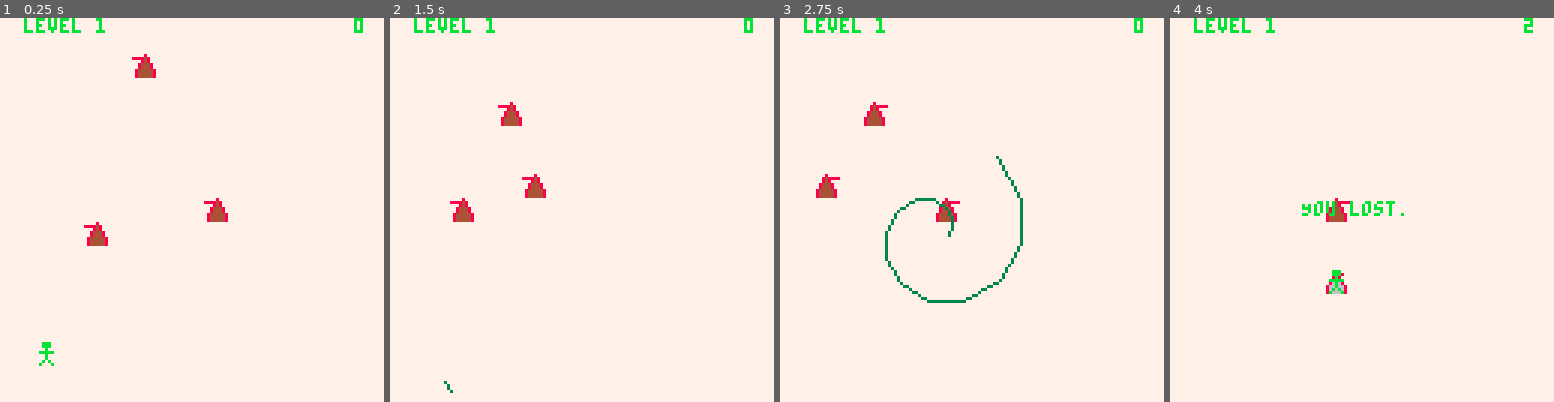
Above: before the commit, frames 1-4 (left to right).
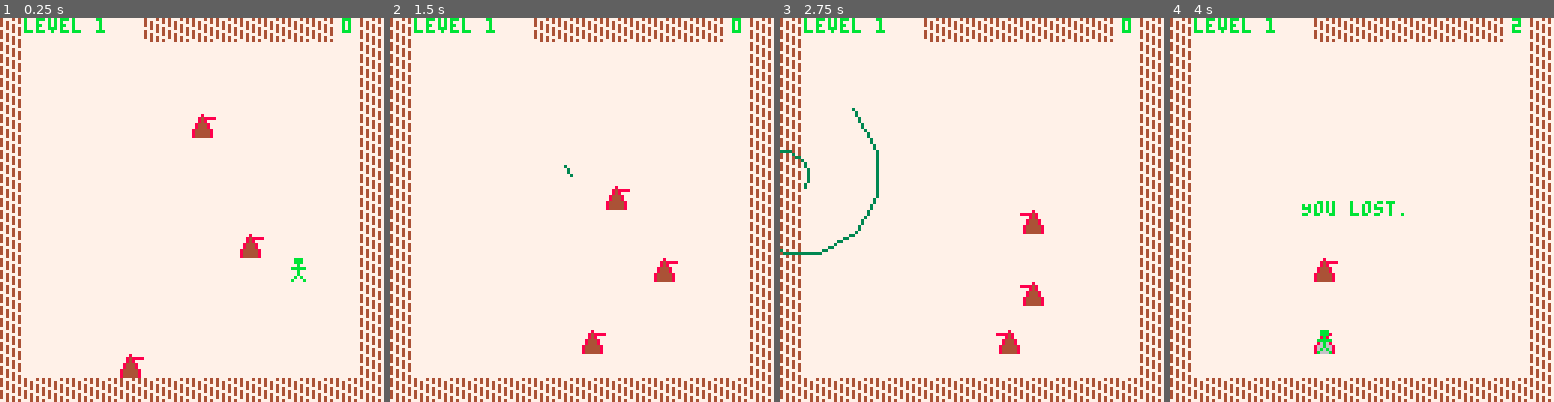
Above: after the commit, the same moments.

Repository: metageek/time-twister
Game: PICO-8 cartridge pico-8/tt.p8
Same seed, same stepped clock (60 frames per second), same inputs: the game is played once before the commit and once after it.
Inputs:
- Up to frame 1 (0.25 s): no input
- Up to frame 2 (1.5 s): tap O (Z key) at 0.33, 0.7, 1.43 s
- Up to frame 3 (2.75 s): hold Left 1.97-2.37 s; tap O (Z key) at 2.22 s; hold Down from 2.42 s (still down)
- Up to frame 4 (4 s): release Down at 2.82 s; hold Right 2.87-3.53 s; tap O (Z key) at 3.1, 3.98 s; hold Up from 3.58 s (still down)

The runs differ from the first frame. In frame 1, 9.8% of the frame differs, in the area x 0-100%, y 0-100%; in frame 2, 9.6%; in frame 3, 11%; in frame 4, 9.0%.

Commit message:
Adding a border, enforcing it, adding sfx.

Diff:
--- a/pico-8/tt.lua
+++ b/pico-8/tt.lua
@@ -226,7 +226,7 @@
                p.runningTeleporting = false
             end
          else
-            spr(1, p.x + 4, p.y + 4)
+            spr(1, p.x, p.y)
          end
       elseif p.state == 1
       then
@@ -236,14 +236,14 @@
          then
             xoffset = 0
          end
-         spr(1, p.x + xoffset, p.y + 4)
+         spr(1, p.x + xoffset, p.y)
          p.wonFlippedTicksLeft -= 1
          if p.wonFlippedTicksLeft == 0
          then
             p.wonDanceStepsLeft -= 1
             if p.wonDanceStepsLeft == 0
             then
-               _init()
+               setup()
             else
                p.wonFlipped = not p.wonFlipped
                p.wonFlippedTicksLeft = 15
@@ -256,7 +256,7 @@
          if t % 2 == 1 and t < 10
          then s = 1
          end
-         spr(s,p.x + 4, p.y + 4)
+         spr(s,p.x, p.y)
          p.ticksSinceLost += 1
       end
    end
@@ -265,6 +265,7 @@
       if p.state == 0
       then
          p.state = 1
+         sfx(1)
       end
    end
 
@@ -273,6 +274,7 @@
       then
          p.state = 2
          p.ticksSinceLost = 0
+         sfx(2)
       end
    end
 
@@ -280,7 +282,7 @@
 end
 
 function rndCoord()
-   return flr(rnd(16)) * 8
+   return flr(rnd(14)) * 8 + 8
 end
 
 function rndSafePos(robots)
@@ -365,6 +367,8 @@
       then
          r.x += r.dx(r.p)
          r.y += r.dy(r.p)
+         r.x = min(max(r.x, 8), 112)
+         r.y = min(max(r.y, 8), 112)
       end
    end
 
@@ -373,9 +377,9 @@
       if r.exists
       then
 
-         spr(2, r.x + 4, r.y + 4, 1, 1, flipped)
-      else
-         spr(4, r.x + 4, r.y + 4, 1, 1, flipped)
+         spr(2, r.x, r.y, 1, 1, flipped)
+      else
+         spr(4, r.x, r.y, 1, 1, flipped)
       end
    end
 
--- a/pico-8/tt.p8
+++ b/pico-8/tt.p8
@@ -6,6 +6,7 @@
 score = 0
 function _init()
   setup()
+  sfx(1)
 end
 function _update()
   for _, r in ipairs(recordedPlayers)
@@ -20,6 +21,15 @@
 end
 function _draw()
   cls(7)
+  for i = 0, 16
+  do
+    spr(6, 0, i*8)
+    spr(6, 120, i*8)
+    if i > 5 and i < 14
+    then spr(6, i*8, 0)
+    end
+    spr(6, i*8, 120)
+  end
   for _, r in ipairs(recordedPlayers)
   do
     if r ~= nil
@@ -33,14 +43,21 @@
   print(l, 8, 0, 11)
 
   local s = tostr(score)
-  print(s, 120 - (#s*2), 0, 11)
+  print(s, 116 - (#s*2), 0, 11)
 end
 __gfx__
-0000000000bbb0000008000000666000000800000000000000000000000000000000000000000000000000000000000000000000000000000000000000000000
-0000000000bbb0000084888800666000008688006000600000000000000000000000000000000000000000000000000000000000000000000000000000000000
-00700700000b00000084800000060000008680000600606600000000000000000000000000000000000000000000000000000000000000000000000000000000
-000770000bbbbb000844480006666600086668000066666600000000000000000000000000000000000000000000000000000000000000000000000000000000
-00077000000b00000844480000060000086668000600606600000000000000000000000000000000000000000000000000000000000000000000000000000000
-00700700000b00008444448000060000866666806000600000000000000000000000000000000000000000000000000000000000000000000000000000000000
-0000000000b0b0008444448000606000866666800000000000000000000000000000000000000000000000000000000000000000000000000000000000000000
-000000000b000b008444448006000600866666800000000000000000000000000000000000000000000000000000000000000000000000000000000000000000
+0000000000bbb0000008000000666000000800000000000047774747000000000000000000000000000000000000000000000000000000000000000000000000
+0000000000bbb0000084888800666000008688006000600047477747000000000000000000000000000000000000000000000000000000000000000000000000
+00700700000b00000084800000060000008680000600606647474777000000000000000000000000000000000000000000000000000000000000000000000000
+000770000bbbbb000844480006666600086668000066666677474747000000000000000000000000000000000000000000000000000000000000000000000000
+00077000000b00000844480000060000086668000600606647774747000000000000000000000000000000000000000000000000000000000000000000000000
+00700700000b00008444448000060000866666806000600047477747000000000000000000000000000000000000000000000000000000000000000000000000
+0000000000b0b0008444448000606000866666800000000047474777000000000000000000000000000000000000000000000000000000000000000000000000
+000000000b000b008444448006000600866666800000000077474747000000000000000000000000000000000000000000000000000000000000000000000000
+…(7 lines of a section not shown)…
Not shown, changed: the music (__music__) section of pico-8/tt.p8
Not shown, changed: the sound effects (__sfx__) section of pico-8/tt.p8
